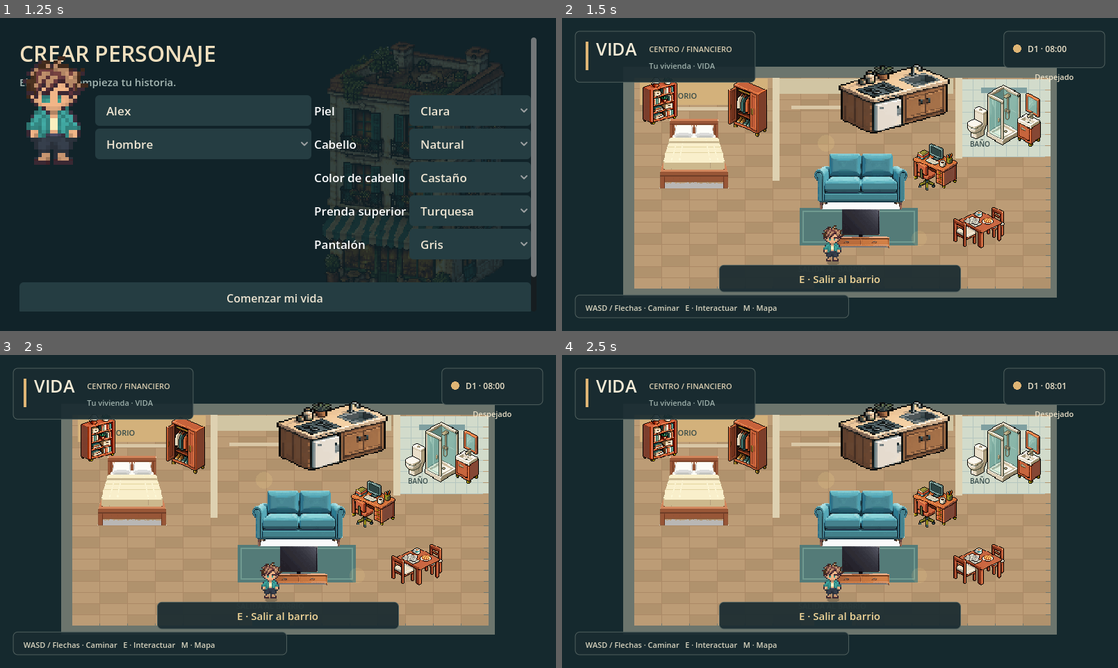
Above: before the commit, frames 1-4 (two rows, left to right).
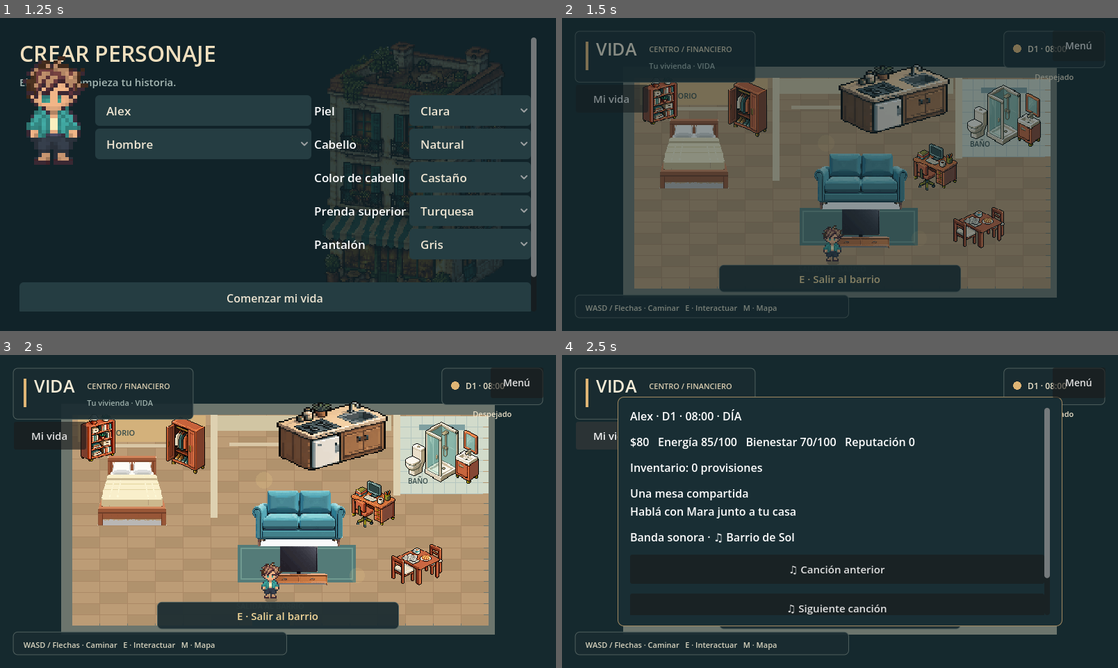
Above: after the commit, the same moments.

Repository: AgustinWojtyszyn/Life--simulador-de-vida
Game: Godot game, scene res://scenes/app.tscn
The game is run twice, just before and just after one commit, with the same random seed, the same clock (stepped at 60 frames per second) and the same inputs.
Inputs (mouse positions are in pixels of both pictures, inside the frame that each line leads up to):
- Up to frame 1 (1.25 s): click "Nueva vida" at 0.5 s
- Up to frame 2 (1.5 s): click "Comenzar mi vida" at 1.25 s
- Up to frame 3 (2 s): no input
- Up to frame 4 (2.5 s): click (612, 436) at 2 s, where only the run after the commit has a clickable "Mi vida"

Frame 1 is identical in both runs. In frame 2, 51% of the frame differs, in the area x 2-98%, y 4-96%; in frame 3, 0.6%; in frame 4, 51%, in the area x 5-98%, y 4-87%.
Error before the commit: Parse Error: Cannot infer the type of "company" variable because the value doesn't have a set type. (res://scripts/ui/life_panel.gd:141)

Commit message:
fix: explicit B2B types in life panel

Diff:
--- a/scripts/ui/life_panel.gd
+++ b/scripts/ui/life_panel.gd
@@ -138,8 +138,8 @@
 	var company_name := company_id
 	var role_title := role_id
 	if cat != null:
-		var company := cat.find_company(company_id)
-		var role := cat.find_role(company_id, workplace_id, role_id)
+		var company: CompanyData = cat.find_company(company_id) as CompanyData
+		var role: JobRoleData = cat.find_role(company_id, workplace_id, role_id) as JobRoleData
 		if company != null:
 			company_name = company.display_name
 		if role != null:
@@ -149,7 +149,7 @@
 	text_line("Sueldo por turno: $" + str(cat.find_role(company_id, workplace_id, role_id).base_salary if cat != null and cat.find_role(company_id, workplace_id, role_id) != null else "?"))
 	text_line("Turno: 09:00 – 13:00 · Sede Central, Centro")
 	action("Aceptar empleo", func():
-		var ok := EmploymentSystem.hire(company_id, workplace_id, role_id)
+		var ok: bool = EmploymentSystem.hire(company_id, workplace_id, role_id)
 		close()
 		if is_instance_valid(WorldManager.active_world):
 			var interactions: Node = WorldManager.active_world.get_node_or_null("Interactions")
